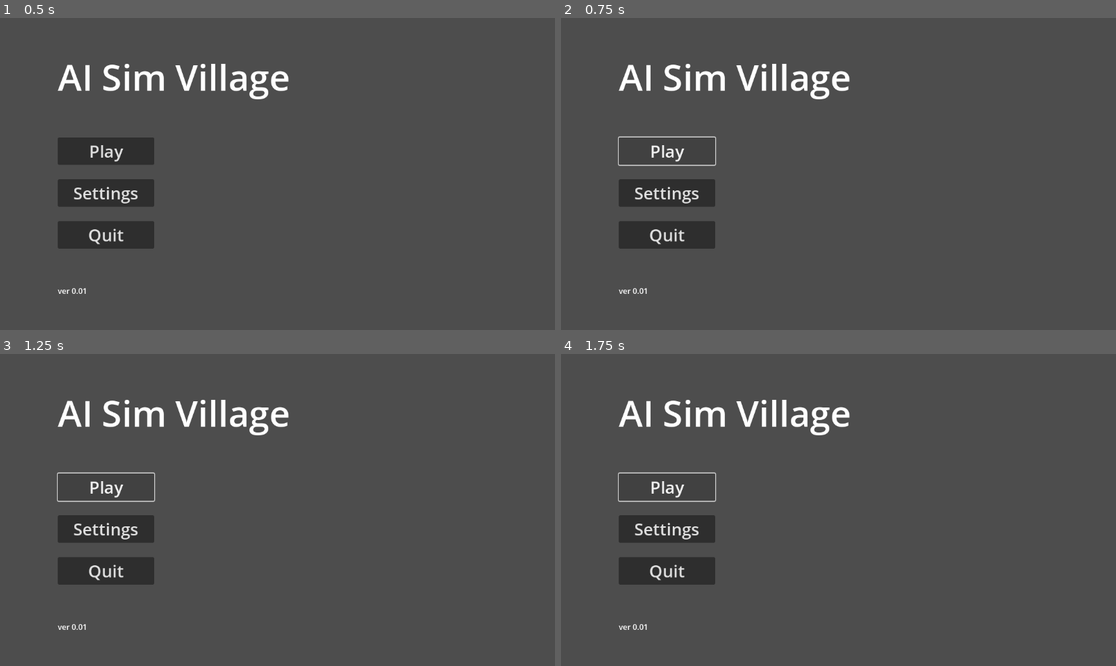
Above: before the commit, frames 1-4 (two rows, left to right).
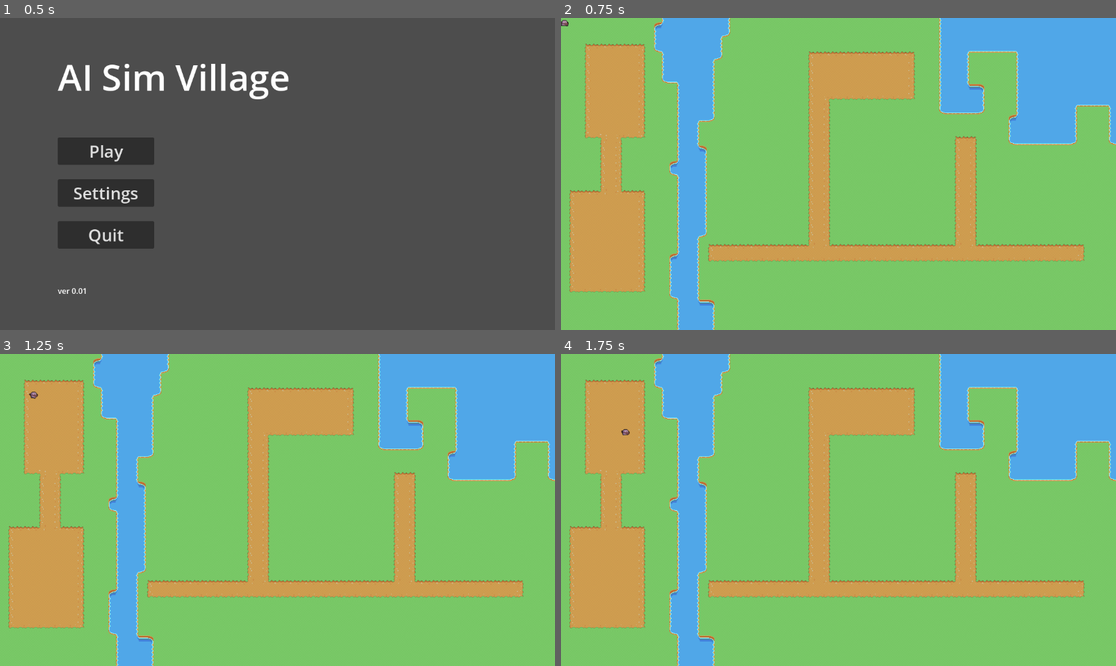
Above: after the commit, the same moments.

Repository: Nemis234/IMT3603-AI-Sim
Game: Godot game, scene res://scenes/GameRoot/GameRoot.tscn
Same seed, same stepped clock (60 frames per second), same inputs: the game is played once before the commit and once after it.
Inputs (mouse positions are in pixels of both pictures, inside the frame that each line leads up to):
- Up to frame 1 (0.5 s): no input
- Up to frame 2 (0.75 s): click "Play" at 0.5 s
- Up to frame 3 (1.25 s): no input
- Up to frame 4 (1.75 s): click (666, 488) at 1.25 s, where only the run before the commit has a clickable "Play"

Frame 1 is identical in both runs. In frame 2, 100% of the frame differs, in the area x 0-100%, y 0-100%; in frame 3, 100%; in frame 4, 100%.

Commit message:
fix: Fixed pathfindingcomponent to not bounce the character upon reaching target, feat: Added proper loading sequence - Main menu -> LevelManager

Diff:
--- a/Godot AI sim/ai-simulation-village/scenes/Agent/agent.tscn
+++ b/Godot AI sim/ai-simulation-village/scenes/Agent/agent.tscn
@@ -185,7 +185,7 @@
 velocity_component = NodePath("VelocityComponent")
 pathfinding_component = NodePath("PathfindingComponent")
 animation_component = NodePath("AnimationComponent")
-move_to_target = Vector2(800, 600)
+move_to_target = Vector2(400, 480)
 
 [node name="AnimatedSprite2D" type="AnimatedSprite2D" parent="."]
 sprite_frames = SubResource("SpriteFrames_t5yjd")
--- a/Godot AI sim/ai-simulation-village/scenes/Components/pathfinding_component.gd
+++ b/Godot AI sim/ai-simulation-village/scenes/Components/pathfinding_component.gd
@@ -15,7 +15,7 @@
 		return Vector2.ZERO
 
 	var dir = target_position - current_position
-	if dir.length() < 1.0: #Target reached
+	if dir.length() < 2.0: #Target reached #Increase this if agent overshoot and bounces
 		is_moving = false
 		return Vector2.ZERO
 
--- a/Godot AI sim/ai-simulation-village/scenes/GameRoot/GameRoot.tscn
+++ b/Godot AI sim/ai-simulation-village/scenes/GameRoot/GameRoot.tscn
@@ -1,14 +1,15 @@
-[gd_scene load_steps=3 format=3 uid="uid://cfj3ogpugehuu"]
+[gd_scene load_steps=4 format=3 uid="uid://cfj3ogpugehuu"]
 
 [ext_resource type="Script" uid="uid://7pd2rcyxs0i2" path="res://scenes/GameRoot/game_root.gd" id="1_edqsi"]
 [ext_resource type="PackedScene" uid="uid://b8wxfyhgu5wfj" path="res://scenes/UI/MainMenu/main_menu.tscn" id="1_mj3kt"]
+[ext_resource type="PackedScene" uid="uid://t6oxthatfx7e" path="res://scenes/LevelManager/level_manager.tscn" id="3_2xrc6"]
 
 [node name="GameRoot" type="Node2D"]
 script = ExtResource("1_edqsi")
 
 [node name="MainMenu" parent="." instance=ExtResource("1_mj3kt")]
 
-[node name="LevelManager" type="Node2D" parent="."]
+[node name="LevelManager" parent="." instance=ExtResource("3_2xrc6")]
 
 [node name="UI" type="Control" parent="."]
 layout_mode = 3
--- /dev/null
+++ b/Godot AI sim/ai-simulation-village/scenes/LevelManager/level_manager.tscn
@@ -0,0 +1,10 @@
+[gd_scene load_steps=3 format=3 uid="uid://t6oxthatfx7e"]
+
+[ext_resource type="PackedScene" uid="uid://l3og62b40map" path="res://scenes/Agent/agent.tscn" id="1_o4ah8"]
+[ext_resource type="PackedScene" uid="uid://46m2xiqgmiwo" path="res://scenes/Map/map.tscn" id="2_rl3ic"]
+
+[node name="LevelManager" type="Node2D"]
+
+[node name="Map" parent="." instance=ExtResource("2_rl3ic")]
+
+[node name="Agent" parent="." instance=ExtResource("1_o4ah8")]
--- a/Godot AI sim/ai-simulation-village/scenes/UI/MainMenu/main_menu.gd
+++ b/Godot AI sim/ai-simulation-village/scenes/UI/MainMenu/main_menu.gd
@@ -3,3 +3,7 @@
 #Quits game upon press
 func _on_quit_pressed() -> void:
 	get_tree().quit()
+
+#Change scene to active game
+func _on_start_game_pressed() -> void:
+	get_tree().change_scene_to_file("res://scenes/LevelManager/level_manager.tscn")
--- a/Godot AI sim/ai-simulation-village/scenes/UI/MainMenu/main_menu.tscn
+++ b/Godot AI sim/ai-simulation-village/scenes/UI/MainMenu/main_menu.tscn
@@ -85,4 +85,5 @@
 [node name="GameImageContainer" type="CenterContainer" parent="MarginContainer/HBoxContainer"]
 layout_mode = 2
 
+[connection signal="pressed" from="MarginContainer/HBoxContainer/VBoxContainer/MenuOptions/StartGame" to="." method="_on_start_game_pressed"]
 [connection signal="pressed" from="MarginContainer/HBoxContainer/VBoxContainer/MenuOptions/Quit" to="." method="_on_quit_pressed"]
